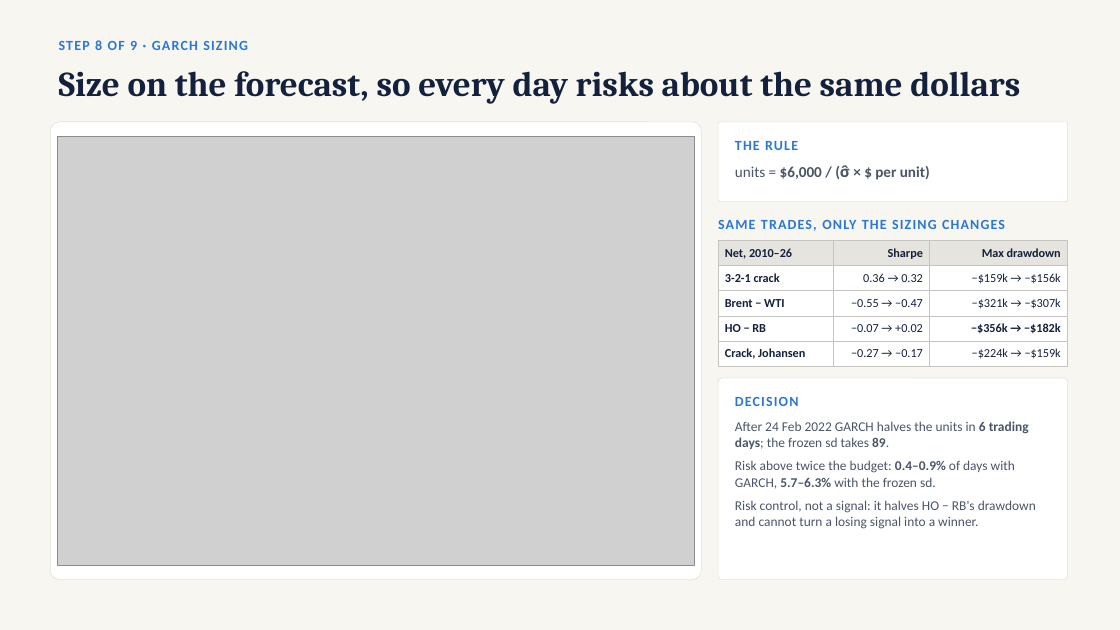
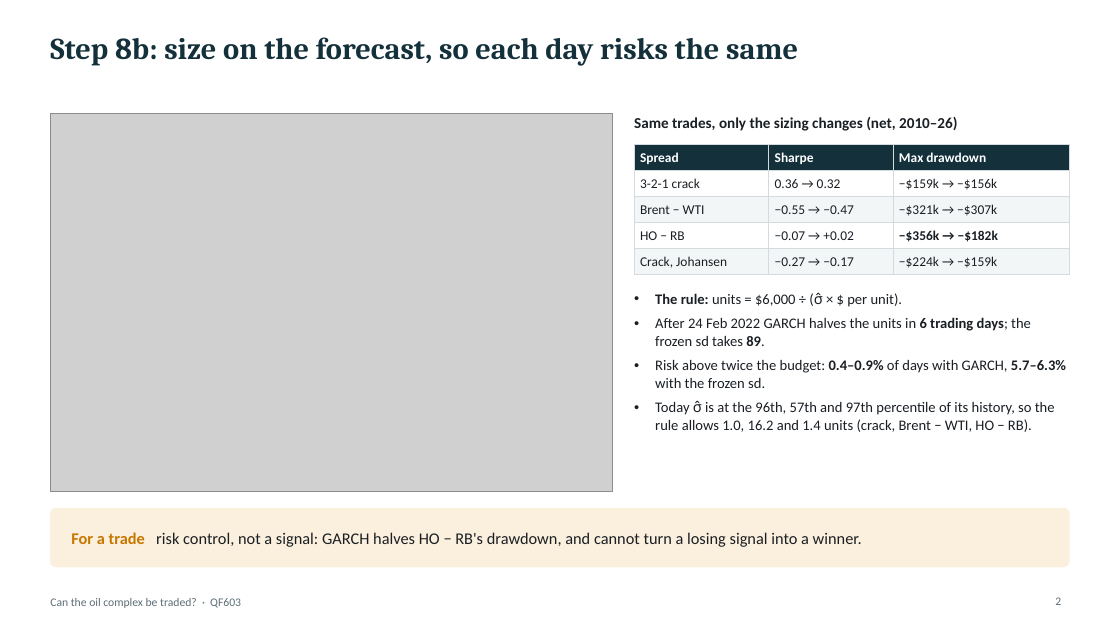
Before and after one commit to santapris/QF603-QAFM, a slide deck: slide 2 of report/garch_vecm_slides.pptx. Drawn at 1120x630 pixels with LibreOffice and Linux fonts; fonts in the diff are those of the drawing; grey boxes stand for pictures. Boxes give left, top, right and bottom in pixels: in the first picture for what was removed or moved away, otherwise in the second. Text is boxed around its words. In the diff, an @@ line names an element or a change of style, - is before the commit and + after.

```diff
--- a/report/garch_vecm_slides.pptx
+++ b/report/garch_vecm_slides.pptx
@@ background #F7F6F1 to #FFFFFF @@
@@ title at box(50, 37, 798, 66): text changed; size 30 to 26 pt; text colour #14213D to #13303B @@
-Size on the forecast, so every day risks about the same dollars
+Step 8b: size on the forecast, so each day risks the same
@@ text removed at box(59, 40, 248, 50) @@
-STEP 8 OF 9 · GARCH SIZING
@@ picture: place and size @@
-picture at box(57, 136, 695, 565)
+picture at box(51, 113, 613, 492)
@@ text at box(634, 117, 957, 131): text changed; size 12 to 13 pt; text colour #2A78D6 to #1A1F24 @@
-SAME TRADES, ONLY THE SIZING CHANGES
+Same trades, only the sizing changes (net, 2010–26)
@@ text "Same trades, only the sizing ..." at box(634, 117, 957, 131): vertical alignment middle to top @@
@@ rounded rectangle removed at box(50, 122, 702, 580) @@
@@ table at box(634, 145, 1070, 275) @@
-row 1, column 1: Net, 2010–26
+row 1, column 1: Spread
@@ fill #E5E4DF to #13303B in row 1 @@
@@ fill #FFFFFF to #F3F6F7 in 6 cells @@
@@ size 10.5 to 11.5 pt @@
@@ text colour #14213D to #FFFFFF in "Sharpe", "Max drawdown" @@
@@ text colour #14213D to #1A1F24 in "3-2-1 crack", "0.36 → 0.32", "−$159k → −$156k", "Brent − WTI" and 8 more places @@
@@ bold off in "3-2-1 crack", "Brent − WTI", "HO − RB", "Crack, Johansen" @@
@@ alignment right to left @@
@@ borders changed @@
@@ table: place and size @@
-table at box(718, 240, 1068, 366)
+table at box(634, 145, 1070, 275)
@@ rounded rectangle removed at box(718, 122, 1068, 202) @@
@@ text removed at box(735, 141, 798, 150) @@
-THE RULE
@@ text removed at box(735, 165, 930, 180) @@
-units = $6,000 / (σ̂ × $ per unit)
@@ text "The rule: units = $6,000 ...": place and size @@
-text "The rule: units = $6,000 ..." at box(735, 421, 1036, 529)
+text "The rule: units = $6,000 ..." at box(655, 293, 1066, 432)
@@ text at box(655, 293, 903, 307): paragraph added @@
+• The rule: units = $6,000 ÷ (σ̂ × $ per unit).
@@ text at box(655, 317, 1066, 388): size 11.5 to 12.5 pt, text colour #4A5568 to #1A1F24 in "After 24 Feb 2022 GARCH halves the ...", "Risk above twice the budget: 0.4–0.9% of ..."; bullet none to • @@
@@ rounded rectangle removed at box(718, 378, 1068, 580) @@
@@ text at box(655, 401, 1055, 432): text changed; size 11.5 to 12.5 pt; text colour #4A5568 to #1A1F24 @@
-Risk control, not a signal: it halves HO − RB's drawdown and cannot turn a losing signal into a winner.
+• Today σ̂ is at the 96th, 57th and 97th percentile of its history, so the rule allows 1.0, 16.2 and 1.4 units (crack, Brent − WTI, HO − RB).
@@ text removed at box(735, 397, 799, 406) @@
-DECISION
@@ rounded rectangle added at box(50, 508, 1070, 567), fill #FBF0DD, outline #FBF0DD 0.5 pt @@
@@ text added at box(71, 532, 862, 547), 14 pt, text #1A1F24 @@
+For a trade risk control, not a signal: GARCH halves HO − RB's drawdown, and cannot turn a losing signal into a winner.
@@ text added at box(50, 598, 241, 608), 10 pt, text #5E6E76 @@
+Can the oil complex be traded? · QF603
@@ page number added at box(1055, 597, 1061, 605), 10 pt, text #5E6E76 @@
+2
```
Also in this commit, not shown: 7 other slides changed, 1 other file.
